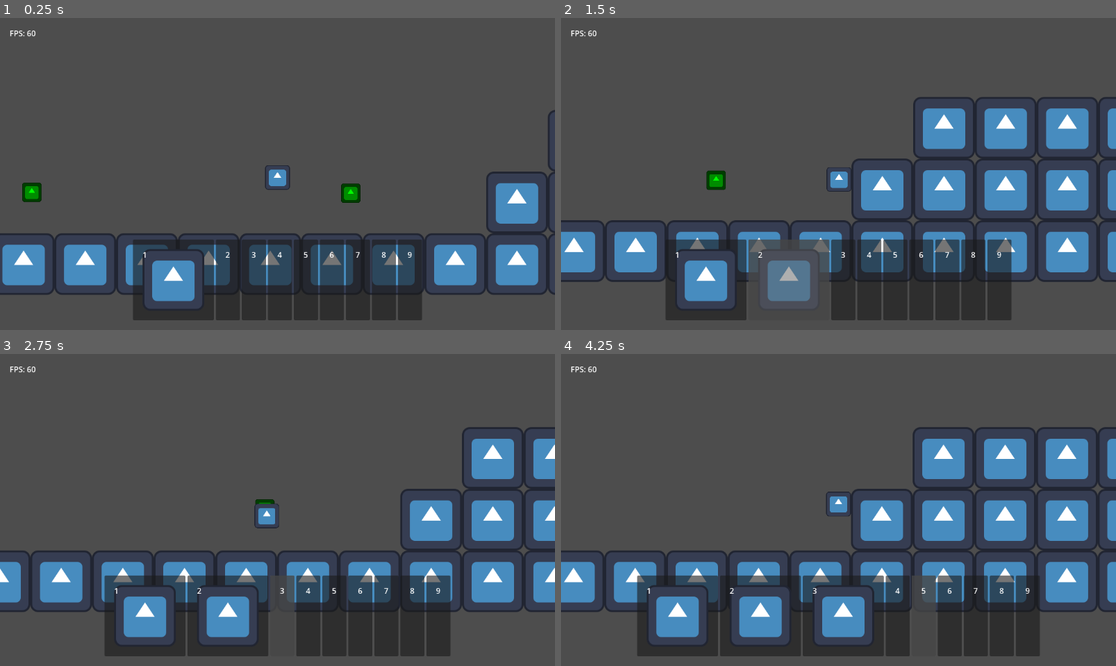
Above: before the commit, frames 1-4 (two rows, left to right).
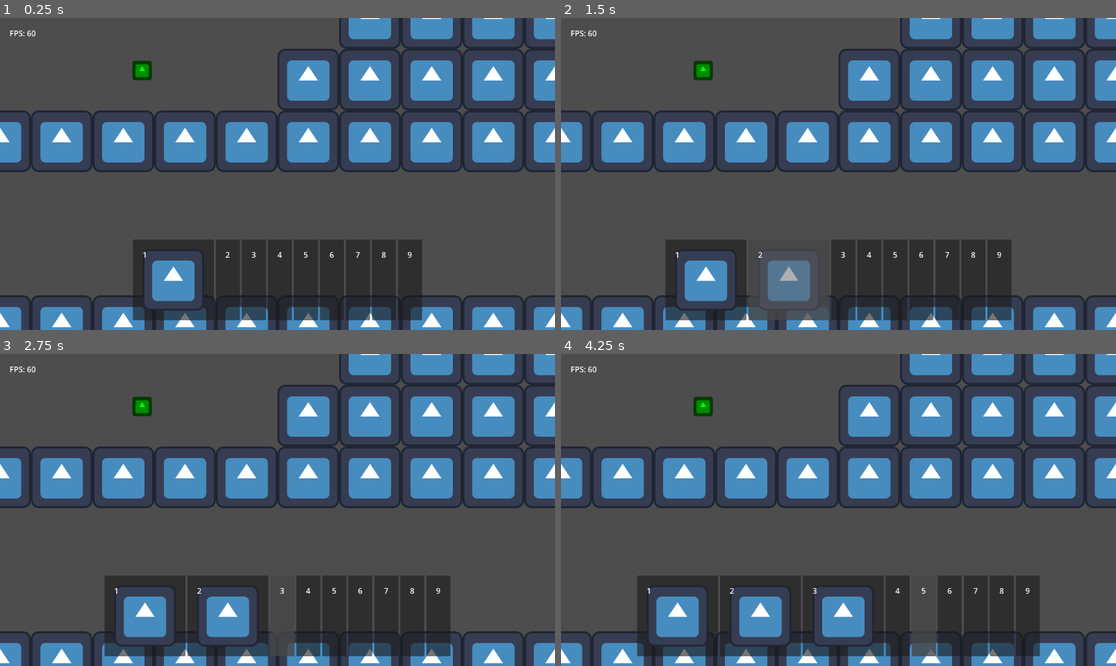
Above: after the commit, the same moments.

Repository: TheHumanMRP/RPG-Life-Tracker
Game: Godot game, scene res://Folders/Systems/Main/Scenes/main_scene.tscn
Same seed, same stepped clock (60 frames per second), same inputs: the game is played once before the commit and once after it. The engine's default icon, where the game draws it, is replaced by a stand-in: a white triangle on a blue panel in a dark square.
Inputs (mouse positions are in pixels of both pictures, inside the frame that each line leads up to):
- Up to frame 1 (0.25 s): no input
- Up to frame 2 (1.5 s): move the mouse to (733, 280) at 0.52 s; hold D (move_right) from 0.53 s (still down); tap Space (jump) at 0.6, 0.77, 1.07 s; click (733, 280) at 0.67 s; move the mouse to (788, 280) at 1.27 s; tap I (add_test_sword) at 1.35 s; click (788, 280) at 1.42 s
- Up to frame 3 (2.75 s): tap Space (jump) at 1.52, 1.55, 1.82, 2.1 s; move the mouse to (283, 616) at 2.02 s; release D (move_right) at 2.03 s; hold A (move_left) from 2.03 s (still down); click (283, 616) at 2.17 s
- Up to frame 4 (4.25 s): move the mouse to (871, 616) at 2.77 s; release A (move_left) at 2.78 s; hold D (move_right) from 2.78 s (still down); tap I (add_test_sword) at 2.85 s; click (871, 616) at 2.92 s; tap Space (jump) at 3.02, 3.05, 3.32, 3.6, 3.77, 4.07 s; move the mouse to (921, 616) at 3.52 s; click (921, 616) at 3.67 s

The runs differ from the first frame. In frame 1, 37% of the frame differs, in the area x 0-100%, y 0-100%; in frame 2, 39%; in frame 3, 38%; in frame 4, 40%.
Error after the commit: Parse Error: Could not parse global class "MovementComponent" from "res://Folders/Components/movement_component.gd". (res://Folders/Systems/Player/player.gd:17)

Commit message:
Auto commit at 2026-07-08 16:25:54

Diff:
--- a/Folders/Components/movement_component.gd
+++ b/Folders/Components/movement_component.gd
@@ -9,7 +9,9 @@
 @export var turn_friction_multiplier := 2.5
 @export var jump_force := 500.0
 @export var gravity := 1000.0
+@export var wall_jump_force: float = 1000.0
 @export var wall_jump: bool = true
+
 
 @export var coyote_time = 0.12
 
@@ -25,6 +27,7 @@
 	new_jump_force: float = 500.0,
 	new_gravity: float = 1000.0,
 	new_coyote_time: float = 0.12,
+	new_wall_jump_force: float,
 	new_wall_jump: bool = true
 ) -> void:
 	max_speed = new_max_speed
@@ -61,9 +64,6 @@
 
 	# Wall Jump
 	if is_on_wall_only and jump:
-		if wall_dir:
-			pass
-
 	# Jump
 	if jump and coyote_timer > 0:
 		velocity.y = - jump_force
